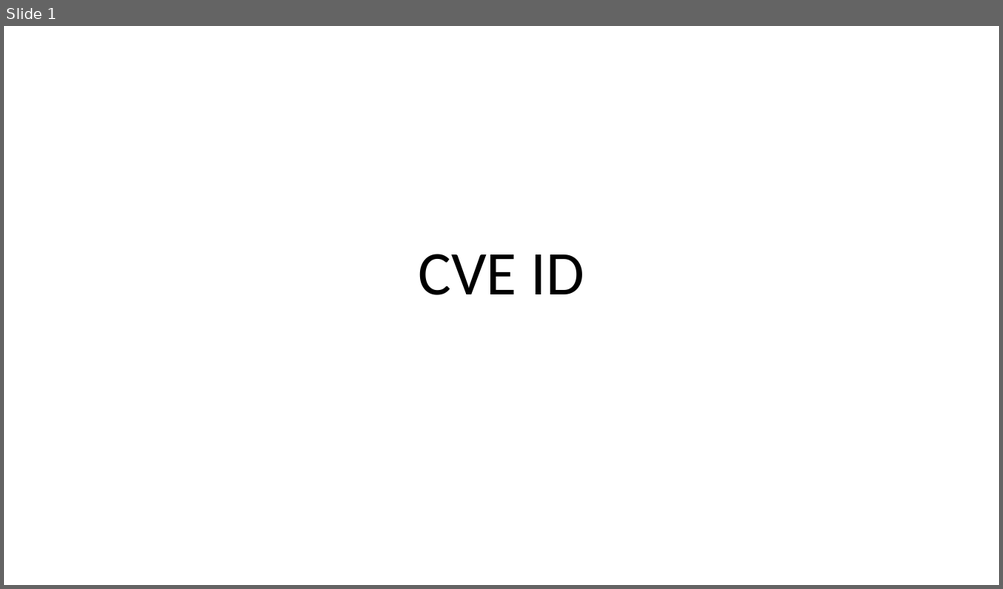
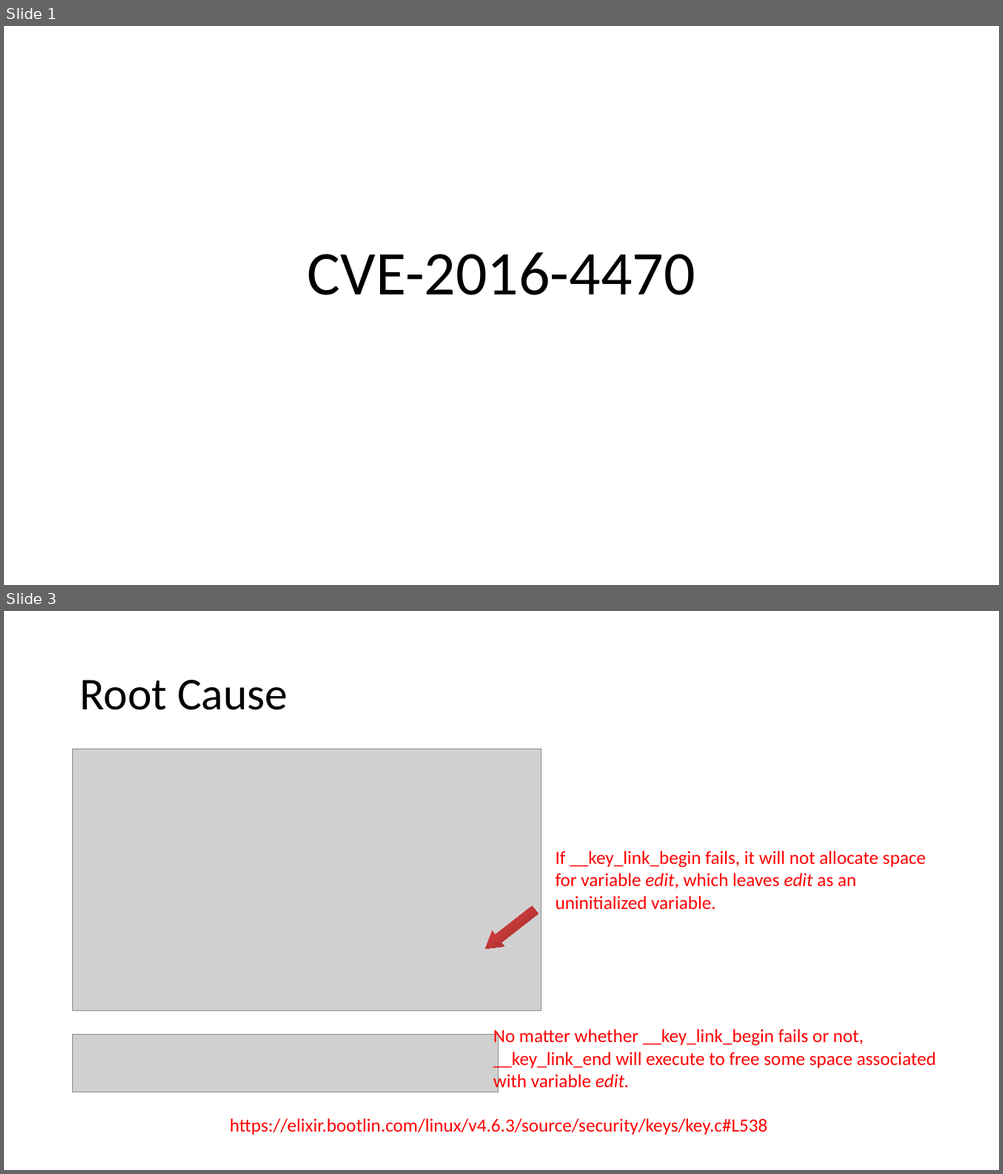
Before and after one commit to mudongliang/Kernel_Vulnerabilities, a slide deck: UAF/2016/CVE-2016-4470.pptx. Shown one above the other, each under a label of ours: slide 1 before the commit, slides 1 and 3 after it; the slides between them are not shown. The pictures are 1003x589 and 1003x1174 pixels, drawn with LibreOffice and Linux fonts; fonts in the diff are those of the drawing; grey boxes stand for pictures. Boxes give left, top, right and bottom in pixels: in the first picture for what was removed or moved away, otherwise in the second. Text is boxed around its words. In the diff, an @@ line names an element or a change of style, - is before the commit and + after.

```diff
--- a/UAF/2016/CVE-2016-4470.pptx
+++ b/UAF/2016/CVE-2016-4470.pptx
@@ slide 3 added at <box>4,611,999,1170</box>, background #FFFFFF @@
@@ title added at <box>79,680,287,710</box>, 44 pt, text #000000 @@
+Root Cause
@@ picture added at <box>73,749,541,1011</box> @@
@@ text added at <box>555,851,925,910</box>, 18 pt, text #FF0000 @@
+If __key_link_begin fails, it will not allocate space for variable edit, which leaves edit as an uninitialized variable.
@@ left arrow added at <box>479,903,541,957</box>, fill gradient #FE4444 to #832B2B @@
@@ text added at <box>493,1029,936,1092</box>, 18 pt, text #FF0000 @@
+No matter whether __key_link_begin fails or not, __key_link_end will execute to free some space associated with variable edit.
@@ picture added at <box>73,1035,498,1092</box> @@
@@ text added at <box>230,1119,768,1135</box>, 18 pt, text #FF0000 @@
+https://elixir.bootlin.com/linux/v4.6.3/source/security/keys/key.c#L538
@@ slide 1 changed as well @@
@@ title at <box>307,252,695,295</box>: text changed @@
-CVE ID
+CVE-2016-4470
```
Also in this commit, not shown: 2 other slides changed, 4 other slides added, 2 slides removed, 1 other file.
